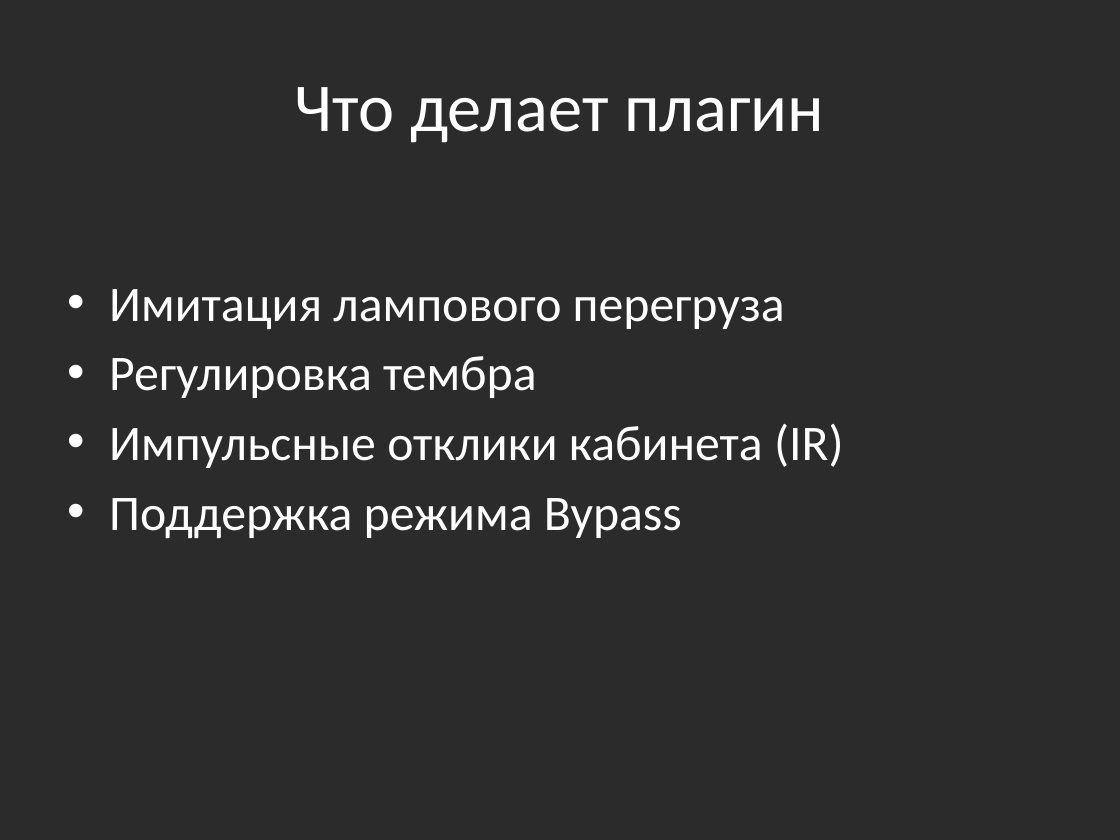
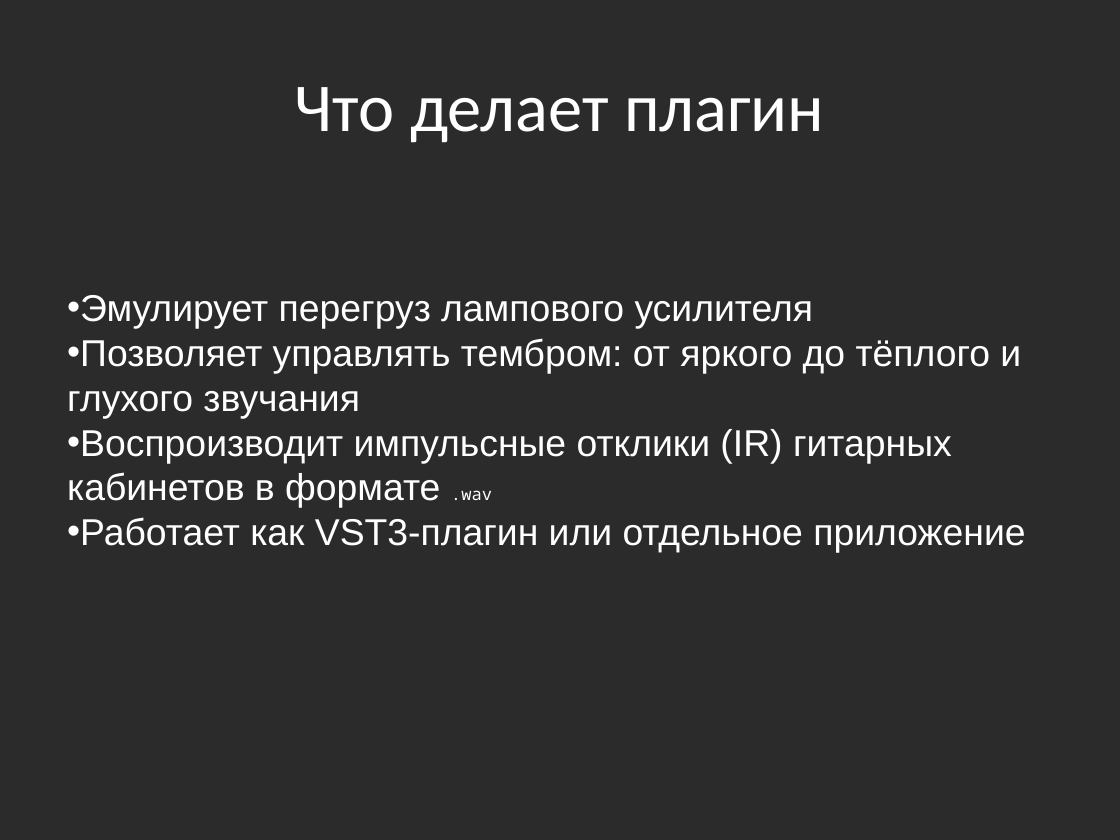
Before and after one commit to KeHT-B-baGazhHNke/JuceAudioPluginTemplate-main, a slide deck: slide 3 of Guitar_Amp_Emulation.pptx. Drawn at 1120x840 pixels with LibreOffice and Linux fonts; fonts in the diff are those of the drawing; background and template pictures are left out; a plain dark background stands for a picture behind light text. Boxes give left, top, right and bottom in pixels: in the first picture for what was removed or moved away, otherwise in the second. Text is boxed around its words. In the diff, an @@ line names an element or a change of style, - is before the commit and + after.

```diff
--- a/Guitar_Amp_Emulation.pptx
+++ b/Guitar_Amp_Emulation.pptx
@@ text added at [67,295,1025,553], 24 pt, text #FFFFFF @@
+• Эмулирует перегруз лампового усилителя
+• Позволяет управлять тембром: от яркого до тёплого и глухого звучания
+• Воспроизводит импульсные отклики (IR) гитарных кабинетов в формате .wav
+• Работает как VST3-плагин или отдельное приложение
@@ text removed at [109,289,844,538] @@
-• Имитация лампового перегруза
-• Регулировка тембра
-• Импульсные отклики кабинета (IR)
-• Поддержка режима Bypass
```
Also in this commit, not shown: 2 other slides changed, 1 slide added, 1 slide removed.
